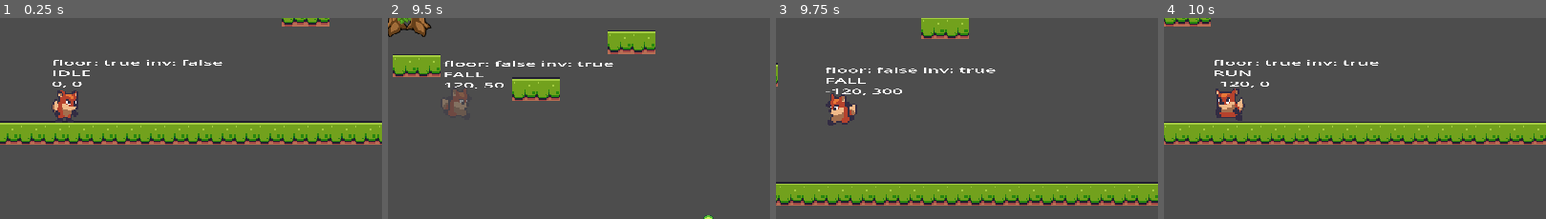
Above: before the commit, frames 1-4 (left to right).
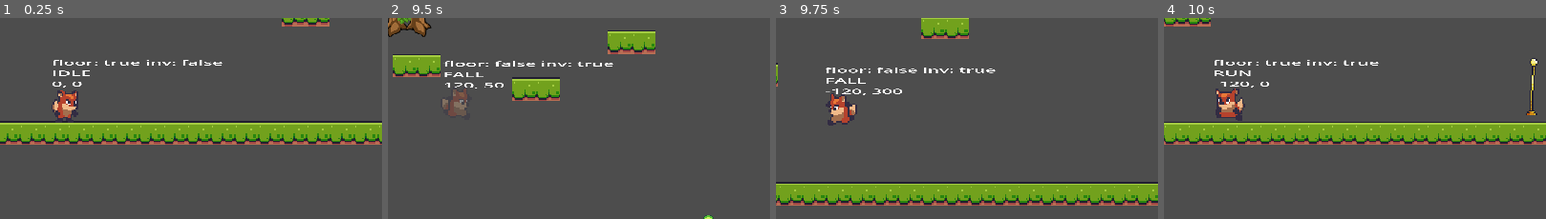
Above: after the commit, the same moments.

Repository: bluewind109/Foxy-Antics
Game: Godot game, scene res://level_base/level_base.tscn
The game is run twice, just before and just after one commit, with the same random seed, the same clock (stepped at 60 frames per second) and the same inputs. The project has no main scene, so this scene is started directly.
Inputs:
- Up to frame 1 (0.25 s): no input
- Up to frame 2 (9.5 s): hold Right (right) 0.53-2.03 s; tap Ctrl (shoot) every 0.75 s from 0.6 to 8.85 s; tap Space (jump) at 0.77, 1.52, 3.02, 3.77, 4.52, 6.02, 6.77, 7.52, 9.02 s; hold Left (left) 2.03-2.78 s; hold Right (right) 2.78-4.28 s; hold Left (left) 4.28-5.03 s; hold Right (right) 5.03-5.78 s; hold Left (left) 5.78-7.28 s; hold Right (right) from 7.28 s (still down)
- Up to frame 3 (9.75 s): release Right (right) at 9.53 s; hold Left (left) from 9.53 s (still down); tap Ctrl (shoot) at 9.6 s
- Up to frame 4 (10 s): keep holding Left (left); tap Space (jump) at 9.77 s
The pictures show only the part of the screen within x 41-91%, y 35-85%; the shares and areas given below are measured in that part.

Frames 1-3 are identical in both runs. In frame 4, 0.3% of the frame differs, in the area x 94-98%, y 19-49%.

Commit message:
Implement checkpoint logic

Diff:
--- /dev/null
+++ b/checkpoint/checkpoint.gd
@@ -0,0 +1,20 @@
+extends Area2D
+
+const TRIGGER_CONDITION: String = "parameters/conditions/on_trigger"
+
+@onready var animation_tree = $AnimationTree
+@onready var sound = $Sound
+
+
+func _ready():
+	SignalManager.on_boss_killed.connect(on_boss_killed)
+
+
+func on_boss_killed(_p: int) -> void:
+	animation_tree[TRIGGER_CONDITION] = true
+	monitoring = true
+	SoundManager.play_clip(sound, SoundManager.SOUND_WIN)
+
+
+func _on_area_entered(area):
+	print("Level Complete")
--- a/checkpoint/checkpoint.tscn
+++ b/checkpoint/checkpoint.tscn
@@ -1,6 +1,7 @@
-[gd_scene load_steps=15 format=3 uid="uid://d2qcedkewr15a"]
+[gd_scene load_steps=16 format=3 uid="uid://d2qcedkewr15a"]
 
 [ext_resource type="Texture2D" uid="uid://3jjl3wyxg73k" path="res://assets/items/checkpoint.png" id="1_6td20"]
+[ext_resource type="Script" path="res://checkpoint/checkpoint.gd" id="1_naw1a"]
 
 [sub_resource type="Animation" id="Animation_cwn4g"]
 resource_name = "appear"
@@ -159,8 +160,11 @@
 [node name="Checkpoint" type="Area2D"]
 collision_layer = 0
 collision_mask = 2
+monitoring = false
+script = ExtResource("1_naw1a")
 
 [node name="Sprite2D" type="Sprite2D" parent="."]
+position = Vector2(13, -32)
 scale = Vector2(1e-05, 1e-05)
 texture = ExtResource("1_6td20")
 hframes = 26
@@ -181,5 +185,9 @@
 parameters/conditions/on_trigger = false
 
 [node name="CollisionShape2D" type="CollisionShape2D" parent="."]
-position = Vector2(10, 9)
+position = Vector2(23, -23)
 shape = SubResource("RectangleShape2D_3budl")
+
+[node name="Sound" type="AudioStreamPlayer2D" parent="."]
+
+[connection signal="area_entered" from="." to="." method="_on_area_entered"]
--- a/level_base/level_base.tscn
+++ b/level_base/level_base.tscn
@@ -1,10 +1,11 @@
-[gd_scene load_steps=8 format=3 uid="uid://cqoeu7pr1xvmm"]
+[gd_scene load_steps=9 format=3 uid="uid://cqoeu7pr1xvmm"]
 
 [ext_resource type="Texture2D" uid="uid://ehxev7ut3l5n" path="res://assets/tiles/Terrain (16x16).png" id="1_2dfj2"]
 [ext_resource type="Script" path="res://level_base/level_base.gd" id="1_5128b"]
 [ext_resource type="PackedScene" uid="uid://bvtndiildrdct" path="res://player_camera/player_camera.tscn" id="2_mp0i7"]
 [ext_resource type="PackedScene" uid="uid://bfsovpbkbd7p1" path="res://player/player.tscn" id="3_r1jgr"]
 [ext_resource type="PackedScene" uid="uid://ubs3fwfejxau" path="res://boss/boss.tscn" id="5_iqrsy"]
+[ext_resource type="PackedScene" uid="uid://d2qcedkewr15a" path="res://checkpoint/checkpoint.tscn" id="6_46muo"]
 
 [sub_resource type="TileSetAtlasSource" id="TileSetAtlasSource_ow75y"]
 texture = ExtResource("1_2dfj2")
@@ -548,3 +549,6 @@
 
 [node name="Boss" parent="." instance=ExtResource("5_iqrsy")]
 position = Vector2(281, -33)
+
+[node name="Checkpoint" parent="." instance=ExtResource("6_46muo")]
+position = Vector2(465, -15)
